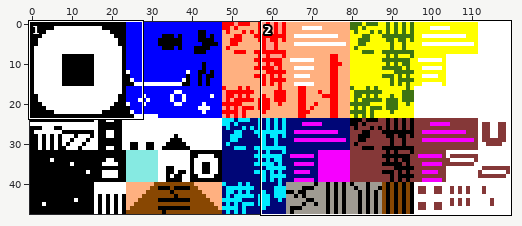
Sprite sheet: data/Raw Map Files/tiles1.png. The picture above shows the old version from afar; the outline marks the close-up.
Close-up. First the earlier version:
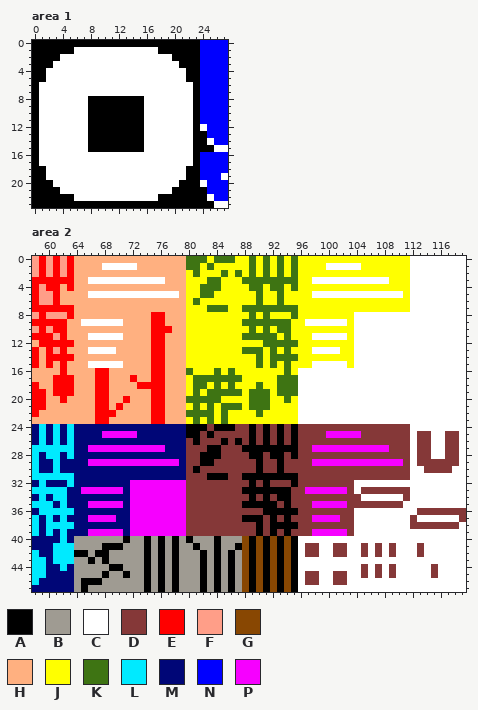
The file is 120x48 pixels. Shown: area 1: x 0..27, y 0..23; area 2: x 58..119, y 0..47.
Palette (. is transparent): A #000000  B #9f9b92  C #ffffff  D #853838  E #ff0000  F #ff9e88  G #884702  H #ffb080  J #ffff00  K #3e7413  L #00eaff  M #000677  N #0000ff  P #f600ff
Pixels before, area 1, first column x 0:
 0 AAAAAAAAAAAAAAAAAAAAAAAANNNN
 1 AAAAAACCCCCCCCCCCCAAAAAANNNN
 2 AAAACCCCCCCCCCCCCCCCAAAANNNN
 3 AAACCCCCCCCCCCCCCCCCCAAANNNN
 4 AACCCCCCCCCCCCCCCCCCCCAANNNN
 5 AACCCCCCCCCCCCCCCCCCCCAANNNN
 6 ACCCCCCCCCCCCCCCCCCCCCCANNNN
 7 ACCCCCCCCCCCCCCCCCCCCCCANNNN
 8 ACCCCCCCAAAAAAAACCCCCCCANNNN
 9 ACCCCCCCAAAAAAAACCCCCCCANNNN
10 ACCCCCCCAAAAAAAACCCCCCCANNNN
11 ACCCCCCCAAAAAAAACCCCCCCANNNN
12 ACCCCCCCAAAAAAAACCCCCCCACNNN
13 ACCCCCCCAAAAAAAACCCCCCCAANNN
14 ACCCCCCCAAAAAAAACCCCCCCAACNN
15 ACCCCCCCAAAAAAAACCCCCCCAAACC
16 ACCCCCCCCCCCCCCCCCCCCCCANNNN
17 ACCCCCCCCCCCCCCCCCCCCCCANNNN
18 AACCCCCCCCCCCCCCCCCCCCAANNNN
19 AACCCCCCCCCCCCCCCCCCCCAANNNC
20 AAACCCCCCCCCCCCCCCCCCAAACNNN
21 AAAACCCCCCCCCCCCCCCCAAAAANNN
22 AAAAAACCCCCCCCCCCCAAAAAAACNN
23 AAAAAAAAAAAAAAAAAAAAAAAAAACC
Pixels before, area 2 (only the part around the change), first column x 58:
 0 FEFEFEHHHHHHHHHHHHHHHHKKKJKKKJJKJKJKJKJJJJJJJJJJJJJJJJCCCCCCCC
 1 FEFEFEHHHHCCCCCHHHHHHHKKJKJJJJJKJKJKJKJJJJCCCCCJJJJJJJCCCCCCCC
 2 FEFEFEHHHHHHHHHHHHHHHHJKJJJKJKJKJKJKJKJJJJJJJJJJJJJJJJCCCCCCCC
 3 EEEEEEHHCCCCCCCCCCCHHHJJJKKJJJKKKKKKKKJJCCCCCCCCCCCJJJCCCCCCCC
 4 EFEEHEHHHHHHHHHHHHHHHHJJKKKJJJJKKJKKJKJJJJJJJJJJJJJJJJCCCCCCCC
 5 EFFEHHHHCCCCCCCCCCCCCHJJKKJJJJJJKJJKJJJJCCCCCCCCCCCCCJCCCCCCCC
 6 EFFEHHHHHHHHHHHHHHHHHHJKJJJJJJJJKJJKJJJJJJJJJJJJJJJJJJCCCCCCCC
 7 EEEEEEHHHHHHHHHHHHHHHHJJJKKKJJKKKKKKKKJJJJJJJJJJJJJJJJCCCCCCCC
 8 FEFFFEHHHHHHHHHHHEEHHHJJJJJJJJJKJKJJJKJJJJJJJJCCCCCCCCCCCCCCCC
 9 EEEEEHHCCCCCCHHHHEEHHHJJJJJJJJKKKKKKKJJCCCCCCJCCCCCCCCCCCCCCCC
10 FEFEEHHHHHHHHHHHHEEEHHJJJJJJJJJKJKJKKJJJJJJJJJCCCCCCCCCCCCCCCC
11 EEEFEHHHCCCCCHHHHEEHHHJJJJJJJJKKKKKJKJJJCCCCCJCCCCCCCCCCCCCCCC
12 HEEEEEHHHHHHHHHHHEEHHHJJJJJJJJJJJKKKKKJJJJJJJJCCCCCCCCCCCCCCCC
13 EHEFEHHHCCCCHHHHHEEHHHJJJJJJJJKKKJKJKJJJCCCCJJCCCCCCCCCCCCCCCC
14 EHEEEEHHHHHHHHHHHEEHHHJJJJJJJJJJKJKKKKJJJJJJJJCCCCCCCCCCCCCCCC
15 EHEHEHHHCCCCCHHHHEEHHHJJJJJJJJJJKJKJKJJJCCCCCJCCCCCCCCCCCCCCCC
16 HHHHEHHHHEEHHHHHHEEHHHKJJJKJKJJJJJJJKJCCCCCCCCCCCCCCCCCCCCCCCC
17 HHHEEEHHHEEHHHEHHEEHHHJKKKKKKKJJJJJKKKCCCCCCCCCCCCCCCCCCCCCCCC
18 EHHEEEHHHEEHHHHEEEEHHHJKKJKJKJJJKJJKKKCCCCCCCCCCCCCCCCCCCCCCCC
19 EEHEEEHHHEEHHHHHHEEHHHJKJKKKKKJKKKJKKKCCCCCCCCCCCCCCCCCCCCCCCC
20 EEHHEHHHHEEHHEHHHEEHHHKKKKKJJJJKKKJJKJCCCCCCCCCCCCCCCCCCCCCCCC
21 EEHHHHHHHEEHEHHHHEEHHHJKJKJKKKJKKKJJJJCCCCCCCCCCCCCCCCCCCCCCCC
22 EHHHHHHHHEEEHHHHHEEHHHKKKKJKJJJJKJJJJJCCCCCCCCCCCCCCCCCCCCCCCC
23 HHHHHHHHHEEHHHHHHEEHHHJKJKJKJJJJJJJJJJCCCCCCCCCCCCCCCCCCCCCCCC
24 MLMLMLMMMMMMMMMMMMMMMMAAADAAADDADADADADDDDDDDDDDDDDDDDCCCCCCCC
25 MLMLMLMMMMPPPPPMMMMMMMAADADDDDDADADADADDDDPPPPPDDDDDDDCDDCCDDC
26 MLMLMLMMMMMMMMMMMMMMMMDADDDADADADADADADDDDDDDDDDDDDDDDCDDCCDDC
27 LLLLLLMMPPPPPPPPPPPMMMDDDAADDDAAAAAAAADDPPPPPPPPPPPDDDCDDCCDDC
28 LMLLMLMMMMMMMMMMMMMMMMDDAAADDDDAADAADADDDDDDDDDDDDDDDDCDDCCDDC
29 LMMLMMMMPPPPPPPPPPPPPMDDAADDDDDDADDADDDDPPPPPPPPPPPPPDCDDDDDDC
30 LMMLMMMMMMMMMMMMMMMMMMDADDDDDDDDADDADDDDDDDDDDDDDDDDDDCCDDDDCC
31 LLLLLLMMMMMMMMMMMMMMMMDDDAAADDAAAAAAAADDDDDDDDDDDDDDDDCCCCCCCC
32 MLMMMLMMMMMMMMPPPPPPPPDDDDDDDDDADADDDADDDDDDDDCCCCCCCCCCCCCCCC
33 LLLLLMMPPPPPPMPPPPPPPPDDDDDDDDAAAAAAADDPPPPPPDCDDDDDDDCCCCCCCC
34 MLMLLMMMMMMMMMPPPPPPPPDDDDDDDDDADADAADDDDDDDDDDCCCCCCDCCCCCCCC
35 LLLMLMMMPPPPPMPPPPPPPPDDDDDDDDAAAAADADDDPPPPPDDDDDDDDCCCCCCCCC
36 MLLLLLMMMMMMMMPPPPPPPPDDDDDDDDDDDAAAAADDDDDDDDCCCCCCCCCDDDDDDD
37 LMLMLMMMPPPPMMPPPPPPPPDDDDDDDDAAADADADDDPPPPDDCCCCCCCCDCCCCCCD
38 LMLLLLMMMMMMMMPPPPPPPPDDDDDDDDDDADAAAADDDDDDDDCCCCCCCCDDDDDDDC
39 LMLMLMMMPPPPPMPPPPPPPPDDDDDDDDDDADADADDDPPPPPDCCCCCCCCCCCCCCCC
40 MMMMLMBBBBBBBABBABABABABBBABBBGAGAGAGACCCCCCCCCCCCCCCCCCCCCCCC
41 MMMLLLBBBBAAABBBABABABBABBABBAGAGAGAGACDDCCDDCCDCDCDCCCDCCCCCC
42 LMMLLLAABAABBBBBABABABBBABABABGAGAGAGACDDCCDDCCDCDCDCCCDCCCCCC
43 LLMLLLBBABABBBBBABABABBBABABABGAGAGAGACCCCCCCCCCCCCCCCCCCCCCCC
44 LLMMLMBBBBBAABBBABABABBBABABABGAGAGAGACCCCCCCCCDCDCDCCCCCDCCCC
45 LLMMMMBBBBABBABBABABABBBABABABGAGAGAGACDDCCDDCCDCDCDCCCCCDCCCC
46 LMMMMMBAAABBBBBBABABABBBABABABGAGAGAGACDDCCDDCCCCCCCCCCCCCCCCC
47 MMMMMMBABBBBBBBBABABABBBABABABGAGAGAGACCCCCCCCCCCCCCCCCCCCCCCC
Once edited:
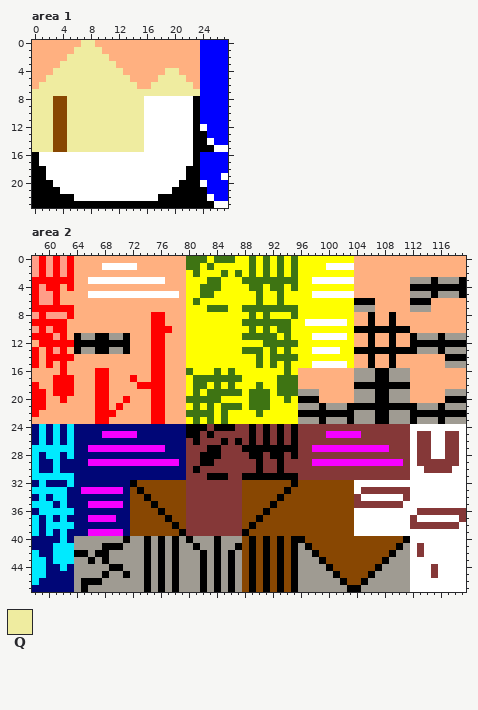
Colours new in this view: Q #efeca0
Change:
Changed rows in their new state; - is an unchanged pixel.
Area 1:
first column x 0:
 0 HHHHHHHQQHHHHHHHHHHHHHHH
 1 HHHHHHQQQQHHHHHHHHHHHHHH
 2 HHHHHQQQQQQHHHHHHHHHHHHH
 3 HHHHQQQQQQQQHHHHHHHHHHHH
 4 HHHQQQQQQQQQQHHHHHHQQHHH
 5 HHQQQQQQQQQQQQHHHHQQQQHH
 6 HQQQQQQQQQQQQQQHHQQQQQQH
 7 QQQQQQQQQQQQQQQQQQQQQQQQ
 8 QQQGGQQQQQQQQQQQ--------
 9 QQQGGQQQQQQQQQQQ--------
10 QQQGGQQQQQQQQQQQ--------
11 QQQGGQQQQQQQQQQQ--------
12 QQQGGQQQQQQQQQQQ--------
13 QQQGGQQQQQQQQQQQ--------
14 QQQGGQQQQQQQQQQQ--------
15 QQQGGQQQQQQQQQQQ--------
Area 2:
first column x 64:
 0 ----------------------------------------HHHHHHHHHHHHHHHH
 1 ----------------------------------------HHHHHHHHHHHHHHHH
 2 ----------------------------------------HHHHHHHHHHHHHHHH
 3 ----------------------------------------HHHHHHHHBBBABBBA
 4 ----------------------------------------HHHHHHHHAAAAAAAA
 5 ----------------------------------------HHHHHHHHBBBABBBA
 6 ----------------------------------------AAAHHHHHAAAHHHHH
 7 ----------------------------------------BBBHHHHHBBBHHHHH
 8 ----------------------------------------HHAHHAHHHHHHHHHH
 9 -HHHHHH---------------------------------HHAHHAHHHHHHHHHH
10 ----------------------------------------AAAAAAAAHHHHHHHH
11 ABBAABBA--------------------------------HHAHHAHHABBBABBB
12 AAAAAAAA--------------------------------HHAHHAHHAAAAAAAA
13 ABBAABBA--------------------------------AAAAAAAAABBBABBB
14 ----------------------------------------HHAHHAHHHHHHHAAA
15 --HHHHH---------------------------------HHAHHAHHHHHHHBBB
16 --------------------------------HHHHHHHHBBBAABBBHHHHHHHH
17 --------------------------------HHHHHHHHBBBAABBBHHHHHHHH
18 --------------------------------HHHHHHHHAAAAAAAAHHHHHHHH
19 --------------------------------BBBHHHHHBBBAABBBHHHHHBBB
20 --------------------------------AAAHHHHHBBBAABBBHHHHHAAA
21 --------------------------------BBBABBBAAAAAAAAAABBBABBB
22 --------------------------------AAAAAAAABBBAABBBAAAAAAAA
23 --------------------------------BBBABBBABBBAABBBABBBABBB
first column x 72:
32 AGGGGGGG--------GGGGGGG-GGGGGGGG--------
33 GAGGGGGG--------GGGGGG-GGGGGGGGG--------
34 GGAGGGGG--------GGGGG-GGGGGGGGGG--------
35 GGGAGGGG--------GGGG-GGGGGGGGGGG--------
36 GGGGAGGG--------GGG-GGGGGGGGGGGG--------
37 GGGGGAGG--------GG-GGGGGGGGGGGGG--------
38 GGGGGGAG--------GAGGGGGGGGGGGGGG--------
39 GGGGGGGA--------AGGGGGGGGGGGGGGG--------
40 ------------------------AGGGGGGGGGGGGGGA
41 ------------------------BAGGGGGGGGGGGGAB
42 ------------------------BBAGGGGGGGGGGABB
43 ------------------------BBBAGGGGGGGGABBB
44 ------------------------BBBBAGGGGGGABBBB
45 ------------------------BBBBBAGGGGABBBBB
46 ------------------------BBBBBBAGGABBBBBB
47 ------------------------BBBBBBBAABBBBBBB
Where, in picture pixels (left, top, right, bottom), the same in both close-ups:
changed: (32, 40, 200, 152)
changed: (298, 256, 466, 424)
changed: (74, 319, 130, 368)
changed: (130, 480, 186, 536)
changed: (242, 480, 410, 592)
